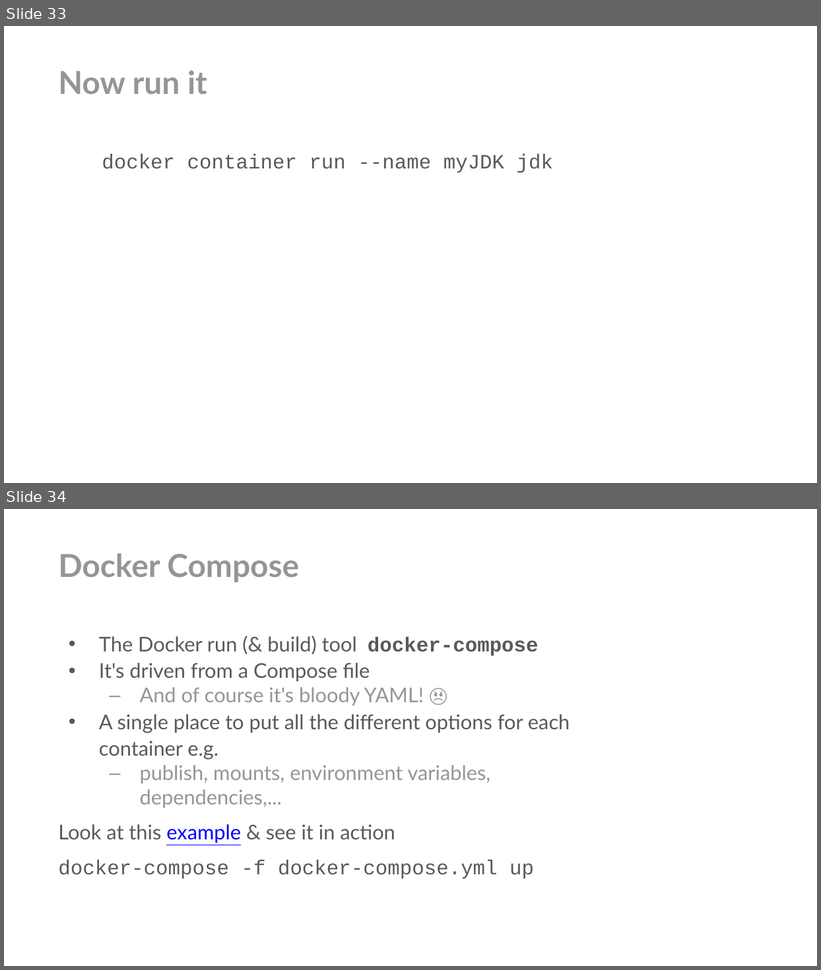
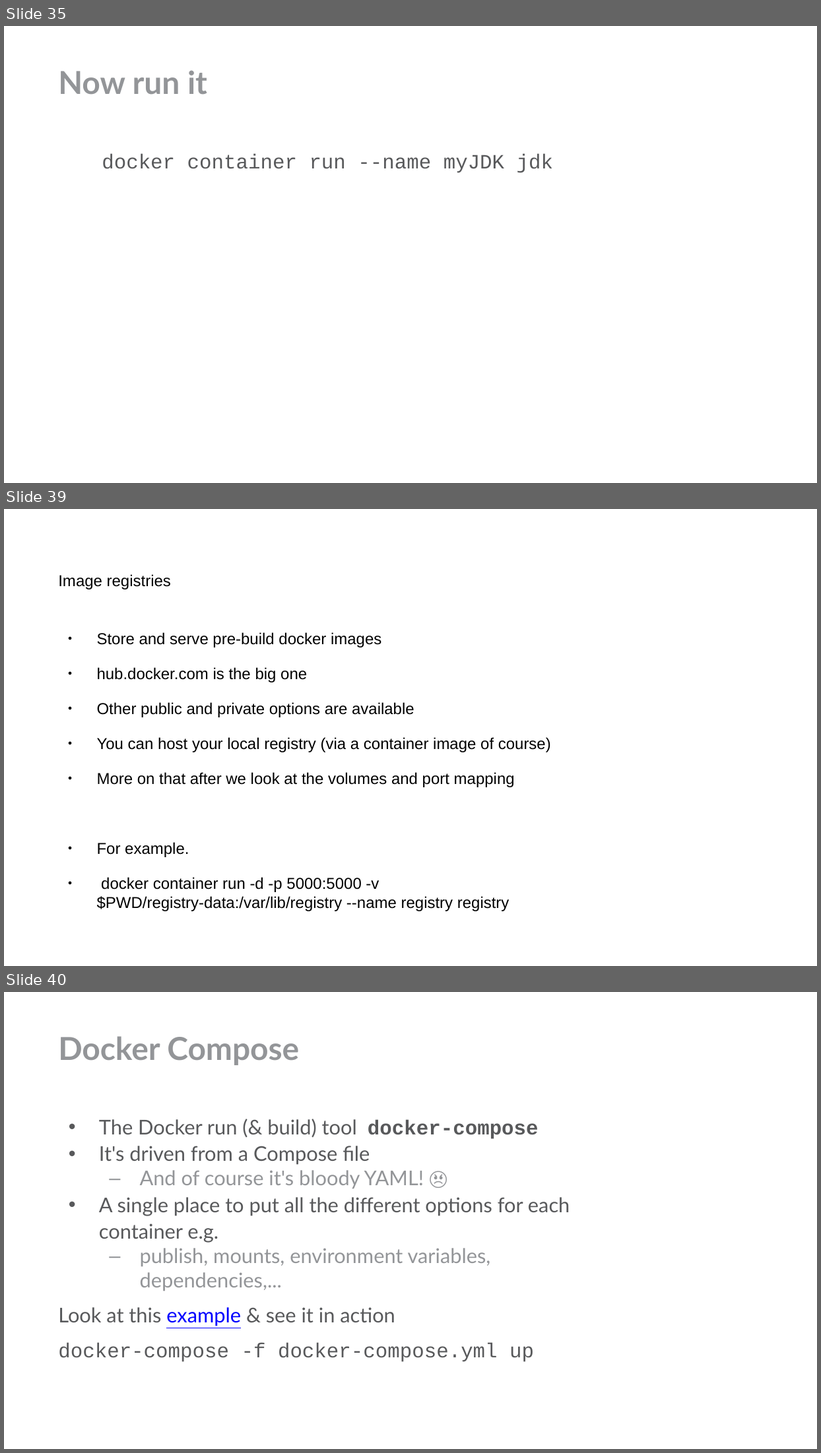
Before and after one commit to dockerfornovices/DockerSimpleDemo, a slide deck: novicesguidetodocker.odp. Shown one above the other, each under a label of ours: slides 33 and 34 before the commit, slides 35, 39 and 40 after it; the slides between them are not shown. The pictures are 821x970 and 821x1453 pixels, drawn with LibreOffice and Linux fonts; fonts in the diff are those of the drawing; background and template pictures are left out. Boxes give left, top, right and bottom in pixels: in the first picture for what was removed or moved away, otherwise in the second. Text is boxed around its words. In the diff, an @@ line names an element or a change of style, - is before the commit and + after.

```diff
--- a/novicesguidetodocker.odp
+++ b/novicesguidetodocker.odp
@@ slide 39 added at (x1=4, y1=509, x2=817, y2=966), background #FFFFFF @@
@@ title added at (x1=58, y1=574, x2=171, y2=590), 14 pt, text #000000 @@
+Image registries
@@ text added at (x1=97, y1=632, x2=551, y2=912), 14 pt, text #000000 @@
+● Store and serve pre-build docker images
+● hub.docker.com is the big one
+● Other public and private options are available
+● You can host your local registry (via a container image of course)
+● More on that after we look at the volumes and port mapping
+● For example.
+● docker container run -d -p 5000:5000 -v $PWD/registry-data:/var/lib/registry --name registry registry
@@ what was slide 33 is now slide 35 @@
@@ what was slide 34 is now slide 40 @@
```
Also in this commit, not shown: 10 slides changed, 5 other slides added, 6 other files.
